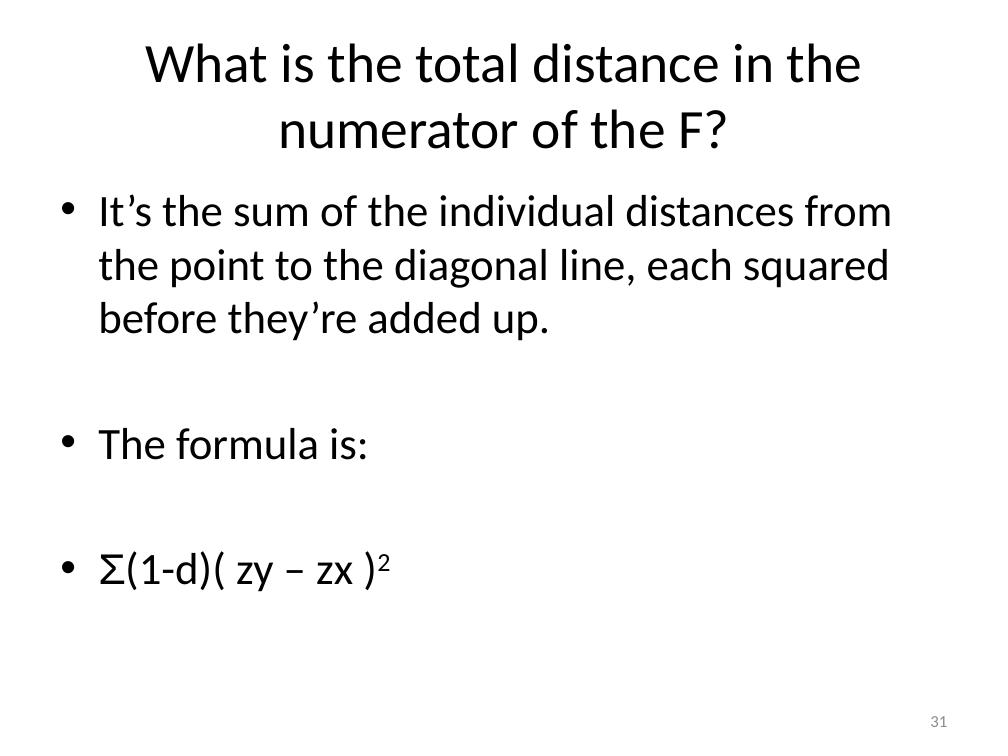
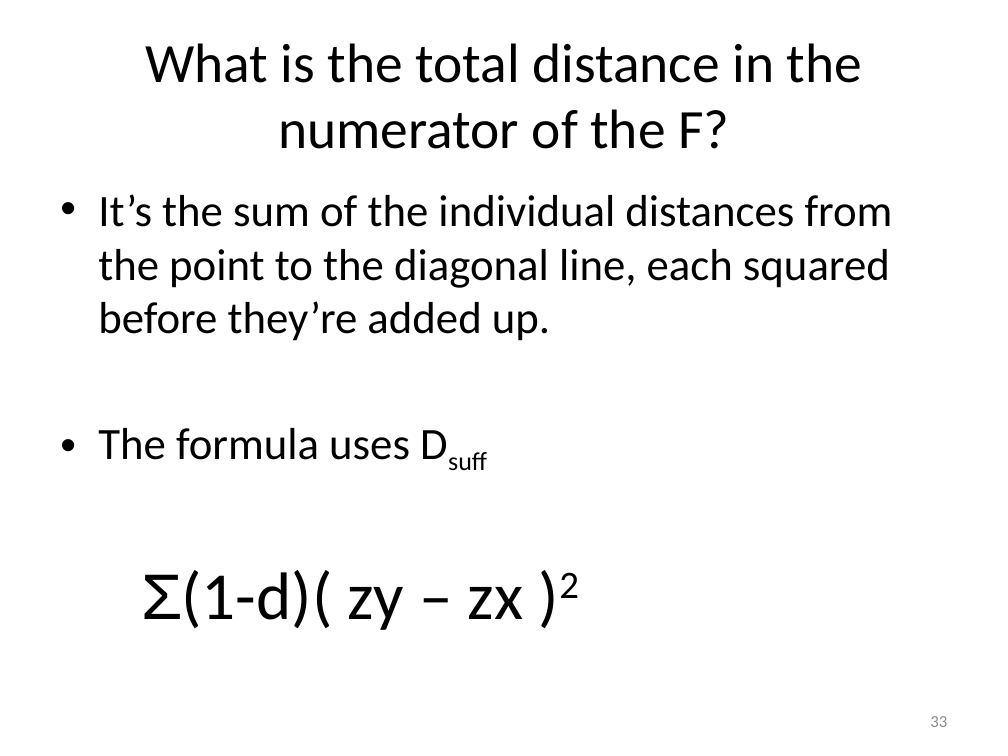
Before and after one commit to WendyOlsen/fsgof, a slide deck: slide 33 of FuzzyQCAConsistencyWithGoodnessofFitTestsOlsen2016.pptx (slide 31 before the commit). Drawn at 1008x756 pixels with LibreOffice and Linux fonts; fonts in the diff are those of the drawing. Boxes give left, top, right and bottom in pixels: in the first picture for what was removed or moved away, otherwise in the second. Text is boxed around its words. In the diff, an @@ line names an element or a change of style, - is before the commit and + after.

```diff
--- a/FuzzyQCAConsistencyWithGoodnessofFitTestsOlsen2016.pptx
+++ b/FuzzyQCAConsistencyWithGoodnessofFitTestsOlsen2016.pptx
@@ text at [98,428,410,460]: text changed @@
-• The formula is:
+• The formula uses Dsuff
@@ text at [141,570,579,630]: size 32 to 48 pt in "Σ(1-d)( zy – zx )2"; bullet • to none; more space between paragraphs @@
@@ page number at [930,716,947,727]: text changed @@
-31
+33
```
Also in this commit, not shown: 28 other slides changed, 12 slides added, 13 slides removed.
